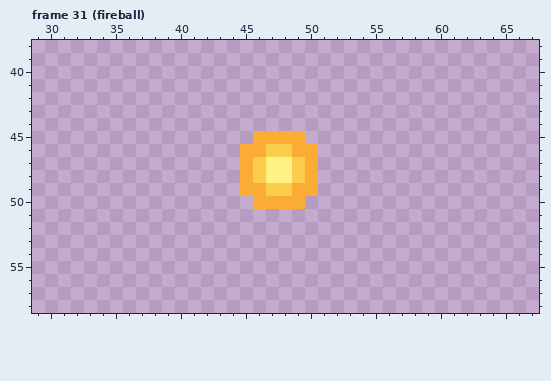
Pixel-art file: Assets/Graphics/FireSpirit/FireSpritAssets.aseprite. Above, as it was before the edit.
96x96 pixels, 33 frames. Shown: frame 31 (fireball): x 29..67, y 38..58. The commit also changed other frames, which this record leaves out.
New version:
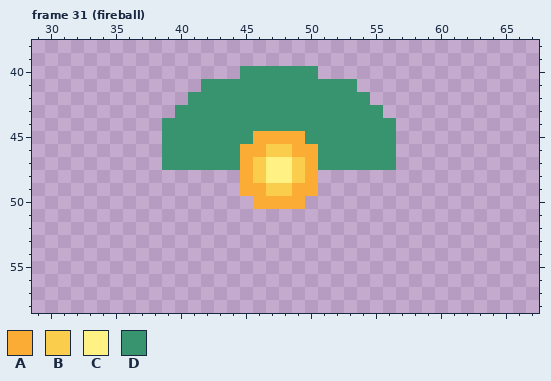
Palette (. is transparent): A #faac35  B #face4c  C #fff183  D #37946e
The edit:
layer "sketch" now shown
Frame 31 (fireball), layer "sketch":
Colour D is added in row 40 at x 45 to 50; in row 41 at x 42 to 53; in row 42 at x 41 to 54; in row 43 at x 40 to 55; in row 44 at x 39 to 56; in row 45 at x 39 to 45 and 50 to 56.
Colour D is added in rows 46 to 47 at x 39 to 44 and 51 to 56.
